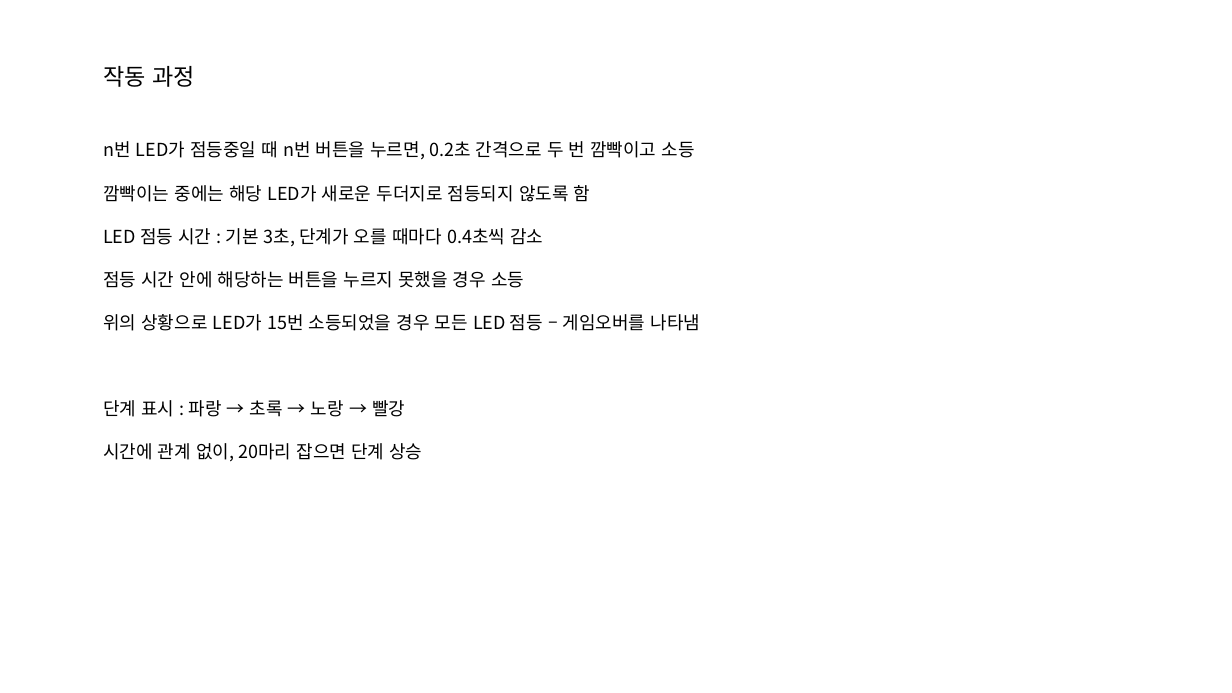
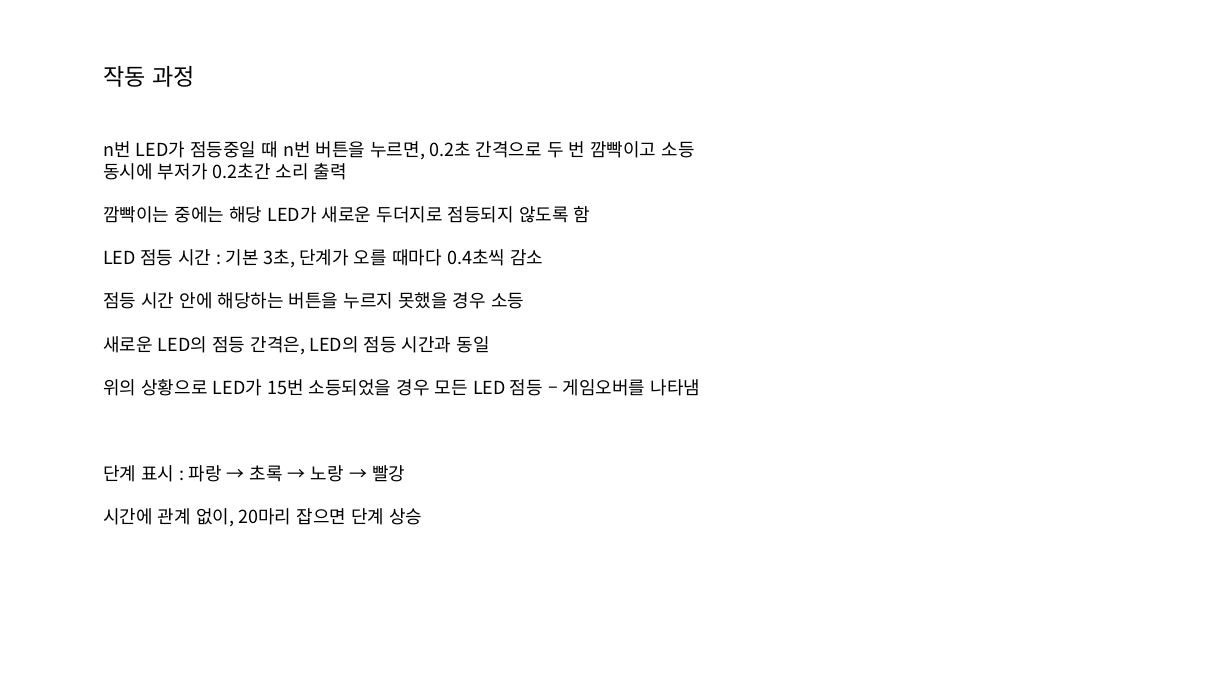
Before and after one commit to MagmaTart/JumpUP-2017-Summer, a slide deck: slide 2 of mole-project/SoominLee_mole-diagram_20170724.pptx. Drawn at 1232x693 pixels with LibreOffice and Linux fonts; fonts in the diff are those of the drawing. Boxes give left, top, right and bottom in pixels: in the first picture for what was removed or moved away, otherwise in the second. Text is boxed around its words. In the diff, an @@ line names an element or a change of style, - is before the commit and + after.

```diff
--- a/mole-project/SoominLee_mole-diagram_20170724.pptx
+++ b/mole-project/SoominLee_mole-diagram_20170724.pptx
@@ text at bbox=[103, 163, 347, 180]: paragraph added @@
+동시에 부저가 0.2초간 소리 출력
@@ text at bbox=[103, 336, 490, 355]: paragraph added @@
+새로운 LED의 점등 간격은, LED의 점등 시간과 동일
```
Also in this commit, not shown: 1 other slide changed.
